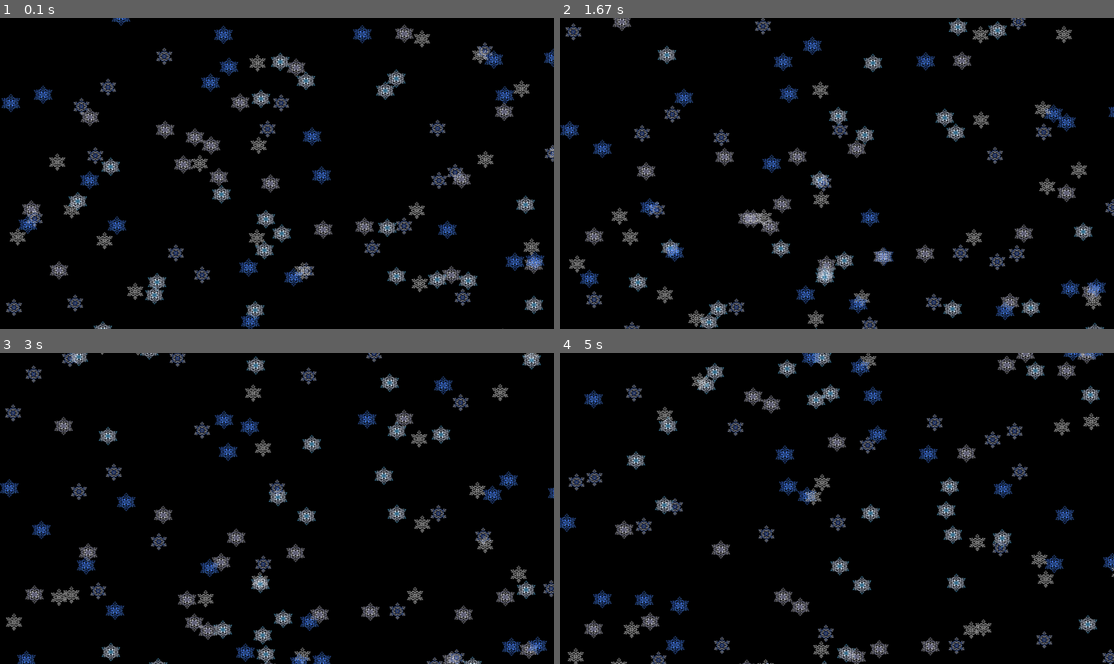
Above: before the commit, frames 1-4 (two rows, left to right).
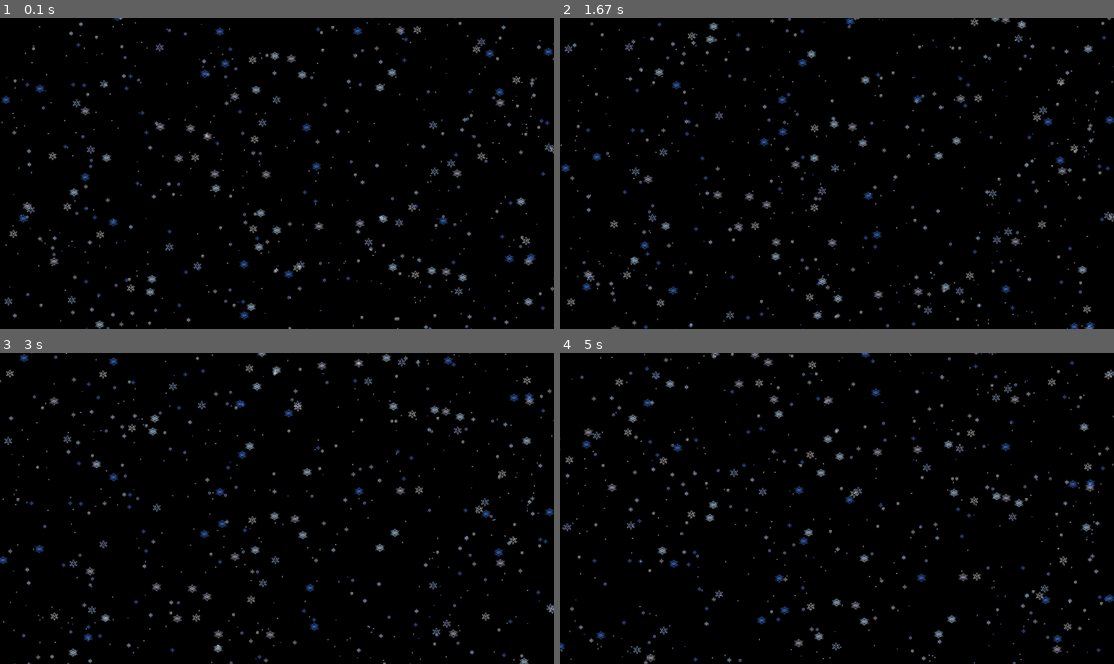
Above: after the commit, the same moments.

Repository: affliction001/Study
Game: pygame game, started from PyGame/snowfall.py
Two runs of this game, one before a commit and one after it. Both use one fixed random seed, a clock stepped at 60 frames per second and the inputs below.
Inputs:
- Up to frame 1 (0.1 s): no input
- Up to frame 2 (1.67 s): no input
- Up to frame 3 (3 s): no input
- Up to frame 4 (5 s): no input

The runs differ from the first frame. In frame 1, 12% of the frame differs, in the area x 0-100%, y 0-100%; in frame 2, 13%; in frame 3, 13%; in frame 4, 13%.

Commit message:
Snowfall animation remastered v2.0

Diff:
--- a/PyGame/snowfall.py
+++ b/PyGame/snowfall.py
@@ -5,43 +5,74 @@
 
 MAX_X = 1920
 MAX_Y = 1080
-MAX_SNOW = 100
-SNOW_SIZE = 64
+BIG_SNOWFLAKES = 100
+MEDIUM_SNOWFLAKES = 200
+SMALL_SNOWFLAKES = 300
+BIG_SIZE = 32
+MEDIUM_SIZE = 16
+SMALL_SIZE = 8
+
+
+def set_speed(size):
+    speed = 0
+
+    if size == 8:
+        speed = 1
+    elif size == 16:
+        speed = 2
+    elif size == 32:
+        speed = 3
+
+    return speed
+
 
 class Snow():
-    def __init__(self, x, y):
+    def __init__(self, x, y, size):
         self.x = x
         self.y = y
-        self.speed = random.randint(1, 3)
+        self.size = size
+        self.speed = set_speed(self.size)
         self.img_num = random.randint(1, 5)
         self.img_filename = "img/" + str(self.img_num) + ".png"
         self.image = pygame.image.load(self.img_filename).convert_alpha()
-        self.image = pygame.transform.scale(self.image, (SNOW_SIZE, SNOW_SIZE))
+        self.image = pygame.transform.scale(self.image, (self.size, self.size))
 
     def move_snow(self):
         self.y = self.y + self.speed
         if self.y > MAX_Y:
-            self.y = 0 - SNOW_SIZE
+            self.y = 0 - self.size
 
         i = random.randint(1, 3)
         if i == 1:  # Move right
             self.x = self.x + 1
             if self.x > MAX_X:
-                self.x = 0 - SNOW_SIZE
+                self.x = 0 - self.size
         elif i == 2:  # Move left
             self.x = self.x - 1
-            if self.x < 0 - SNOW_SIZE:
+            if self.x < 0 - self.size:
                 self.x = MAX_X
 
     def draw_snow(self):
         screen.blit(self.image, (self.x, self.y))
 
 
-def initialize_snow(max_snow, snowfall):
-    for i in range(0, max_snow):
+
+def initialize_snow(big, big_size, medium, medium_size, small, small_size, snowfall):
+    for i in range(0, big):
         x_pos = random.randint(0, MAX_X)
         y_pos = random.randint(0, MAX_Y)
-        snowfall.append(Snow(x_pos, y_pos))
+        snowfall.append(Snow(x_pos, y_pos, big_size))
+
+    for i in range(0, medium):
+        x_pos = random.randint(0, MAX_X)
+        y_pos = random.randint(0, MAX_Y)
+        snowfall.append(Snow(x_pos, y_pos, medium_size))
+
+    for i in range(0, small):
+        x_pos = random.randint(0, MAX_X)
+        y_pos = random.randint(0, MAX_Y)
+        snowfall.append(Snow(x_pos, y_pos, small_size))
+
 
 def check_for_exit():
     for event in pygame.event.get():
@@ -56,7 +87,7 @@
 bg_color = (0, 0, 0)
 snowfall = []
 
-initialize_snow(MAX_SNOW, snowfall)
+initialize_snow(BIG_SNOWFLAKES, BIG_SIZE, MEDIUM_SNOWFLAKES, MEDIUM_SIZE, SMALL_SNOWFLAKES, SMALL_SIZE, snowfall)
 
 while True:
     screen.fill(bg_color)
@@ -65,3 +96,4 @@
         i.move_snow()
         i.draw_snow()
     pygame.display.flip()
+    time.sleep(0.02)
Not shown, changed: PyGame/.snowfall.py.un~
Not shown, changed: PyGame/snowfall.py~
